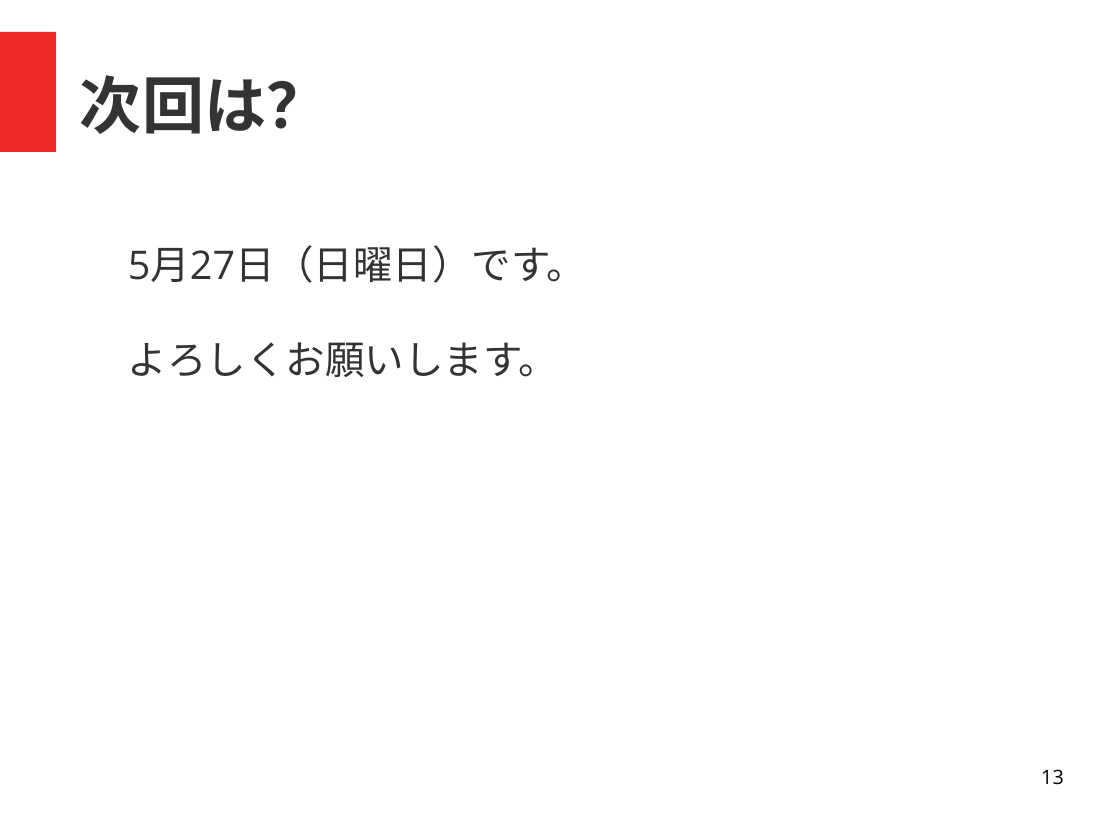
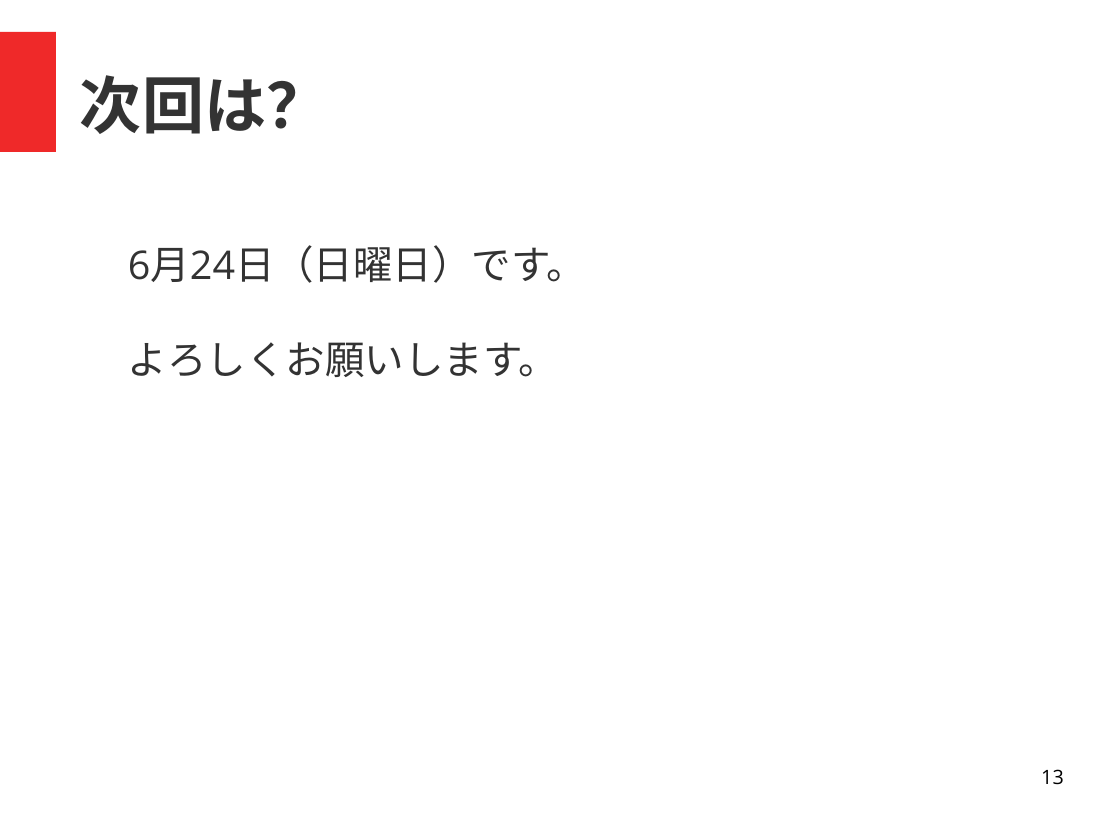
Before and after one commit to coderdojo-nada/resource, a slide deck: slide 13 of guide/coderdojo-nada紹介.odp. Drawn at 1120x840 pixels with LibreOffice and Linux fonts; fonts in the diff are those of the drawing. Boxes give left, top, right and bottom in pixels: in the first picture for what was removed or moved away, otherwise in the second. Text is boxed around its words. In the diff, an @@ line names an element or a change of style, - is before the commit and + after.

```diff
--- a/guide/coderdojo-nada紹介.odp
+++ b/guide/coderdojo-nada紹介.odp
@@ text at (x1=128, y1=245, x2=586, y2=377): text changed @@
-5月27日（日曜日）です。
-よろしくお願いします。
+6月24日（日曜日）です。
+よろしくお願いします。
```
Also in this commit, not shown: 1 other slide changed, 2 other files.
